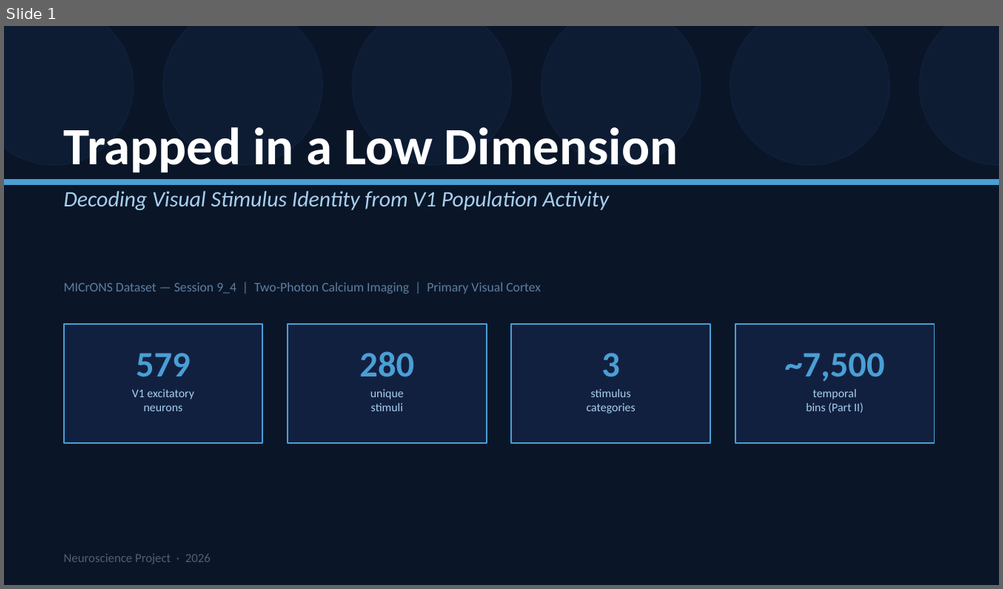
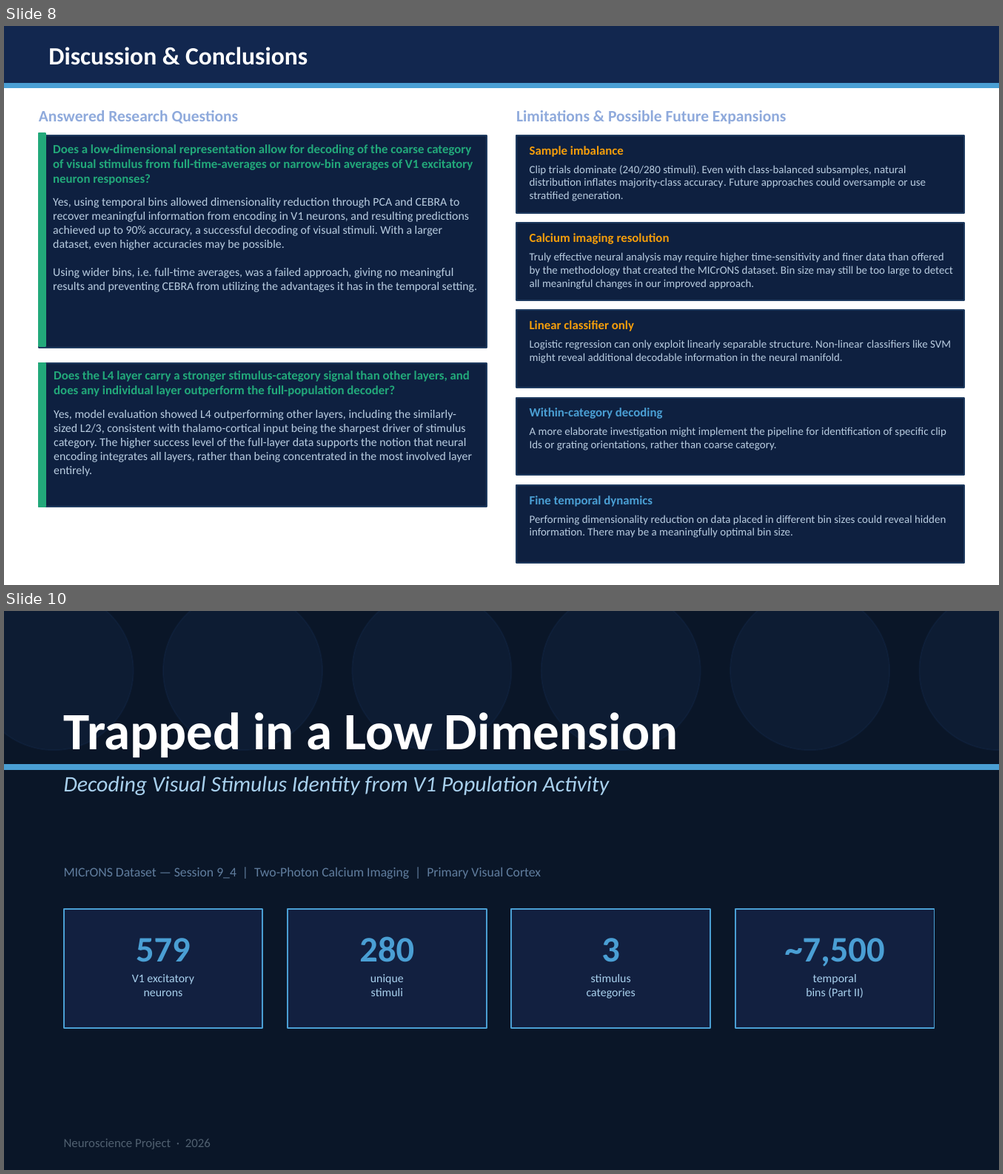
Before and after one commit to Khatibi16/neuroscience, a slide deck: V1_Decoding_Presentation.pptx. Shown one above the other, each under a label of ours: slide 1 before the commit, slides 8 and 10 after it; the slides between them are not shown. The pictures are 1003x589 and 1003x1174 pixels, drawn with LibreOffice and Linux fonts; fonts in the diff are those of the drawing. Boxes give left, top, right and bottom in pixels: in the first picture for what was removed or moved away, otherwise in the second. Text is boxed around its words. In the diff, an @@ line names an element or a change of style, - is before the commit and + after.

```diff
--- a/V1_Decoding_Presentation.pptx
+++ b/V1_Decoding_Presentation.pptx
@@ slide 8 added at box(4, 26, 999, 585), background #FFFFFF @@
@@ rectangle added at box(4, 26, 999, 84), fill #12274F, outline #12274F 1 pt @@
@@ text added at box(48, 47, 307, 65), 18 pt, text #FFFFFF, bold @@
+Discussion & Conclusions
@@ rectangle added at box(4, 84, 999, 87), fill #4A9FD4, outline #4A9FD4 1 pt @@
@@ text added at box(39, 110, 239, 124), 11.5 pt, text #8FAADC, bold @@
+Answered Research Questions
@@ text added at box(516, 110, 785, 124), 11.5 pt, text #8FAADC, bold @@
+Limitations & Possible Future Expansions
@@ rectangle added at box(39, 136, 486, 348), fill #0E2040, outline #1E3A5F 1 pt @@
@@ rectangle added at box(39, 133, 45, 346), fill #22A97A, outline #22A97A 1 pt @@
@@ rectangle added at box(516, 136, 964, 213), fill #0E2040, outline #1E3A5F 1 pt @@
@@ text added at box(53, 144, 472, 185), 9 pt, text #22A97A, bold @@
+Does a low-dimensional representation allow for decoding of the coarse category of visual stimulus from full-time-averages or narrow-bin averages of V1 excitatory neuron responses?
@@ text added at box(529, 146, 623, 157), 9 pt, text #F59E0B, bold @@
+Sample imbalance
@@ text added at box(529, 165, 925, 201), 8 pt, text #B8CCE0 @@
+Clip trials dominate (240/280 stimuli). Even with class-balanced subsamples, natural distribution inflates majority-class accuracy. Future approaches could oversample or use stratified generation.
@@ text added at box(53, 198, 477, 292), 8.5 pt, text #B8CCE0 @@
+Yes, using temporal bins allowed dimensionality reduction through PCA and CEBRA to recover meaningful information from encoding in V1 neurons, and resulting predictions achieved up to 90% accuracy, a successful decoding of visual stimuli. With a larger dataset, even higher accuracies may be possible.
+Using wider bins, i.e. full-time averages, was a failed approach, giving no meaningful results and preventing CEBRA from utilizing the advantages it has in the temporal setting.
@@ rectangle added at box(516, 223, 964, 301), fill #0E2040, outline #1E3A5F 1 pt @@
@@ text added at box(529, 233, 669, 244), 9 pt, text #F59E0B, bold @@
+Calcium imaging resolution
@@ text added at box(529, 252, 953, 289), 8 pt, text #B8CCE0 @@
+Truly effective neural analysis may require higher time-sensitivity and finer data than offered by the methodology that created the MICrONS dataset. Bin size may still be too large to detect all meaningful changes in our improved approach.
@@ rectangle added at box(516, 310, 964, 388), fill #0E2040, outline #1E3A5F 1 pt @@
@@ text added at box(529, 321, 634, 332), 9 pt, text #F59E0B, bold @@
+Linear classifier only
@@ text added at box(529, 340, 950, 363), 8 pt, text #B8CCE0 @@
+Logistic regression can only exploit linearly separable structure. Non-linear classifiers like SVM might reveal additional decodable information in the neural manifold.
@@ rectangle added at box(39, 363, 486, 507), fill #0E2040, outline #1E3A5F 1 pt @@
@@ rectangle added at box(39, 363, 45, 507), fill #22A97A, outline #22A97A 1 pt @@
@@ text added at box(54, 371, 469, 397), 9 pt, text #22A97A, bold @@
+Does the L4 layer carry a stronger stimulus-category signal than other layers, and does any individual layer outperform the full-population decoder?
@@ rectangle added at box(516, 398, 964, 475), fill #0E2040, outline #1E3A5F 1 pt @@
@@ text added at box(54, 410, 472, 477), 8.5 pt, text #B8CCE0 @@
+Yes, model evaluation showed L4 outperforming other layers, including the similarly-sized L2/3, consistent with thalamo-cortical input being the sharpest driver of stimulus category. The higher success level of the full-layer data supports the notion that neural encoding integrates all layers, rather than being concentrated in the most involved layer entirely.
@@ text added at box(529, 408, 663, 419), 9 pt, text #4A9FD4, bold @@
+Within-category decoding
@@ text added at box(529, 427, 946, 451), 8 pt, text #B8CCE0 @@
+A more elaborate investigation might implement the pipeline for identification of specific clip Ids or grating orientations, rather than coarse category.
@@ rectangle added at box(516, 486, 964, 563), fill #0E2040, outline #1E3A5F 1 pt @@
@@ text added at box(529, 496, 652, 507), 9 pt, text #4A9FD4, bold @@
+Fine temporal dynamics
@@ text added at box(529, 515, 945, 538), 8 pt, text #B8CCE0 @@
+Performing dimensionality reduction on data placed in different bin sizes could reveal hidden information. There may be a meaningfully optimal bin size.
@@ what was slide 1 is now slide 10 @@
```
Also in this commit, not shown: 5 slides changed, 8 other slides added.
